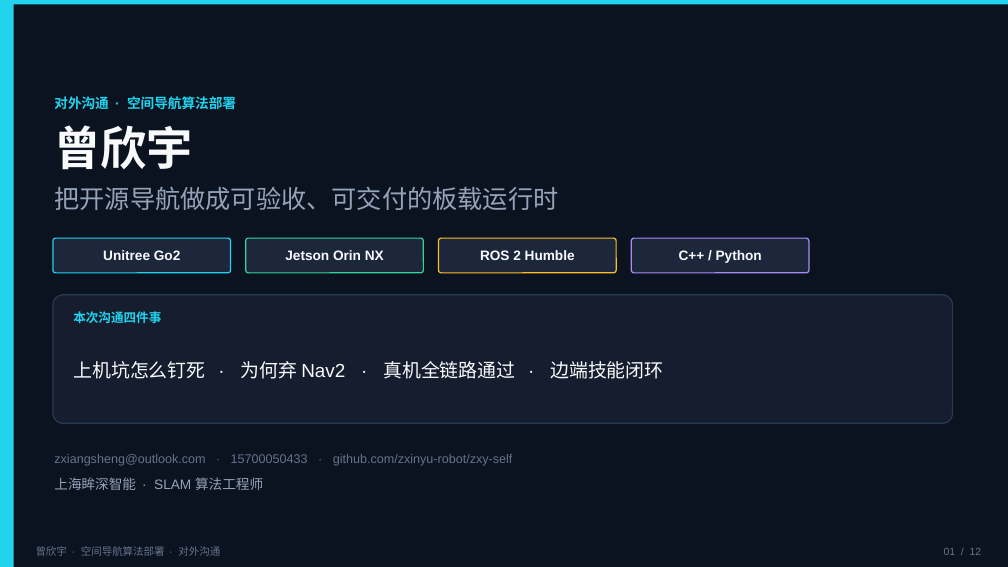
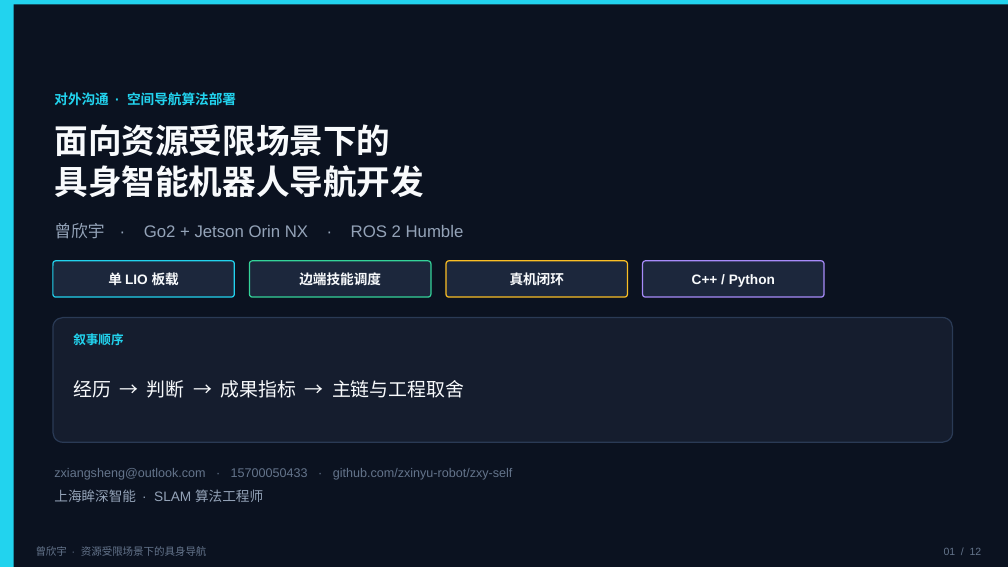
Before and after one commit to zxinyu-robot/MotionSLAM_ws, a slide deck: slide 1 of docs/_inbox/曾欣宇_空间导航算法部署_课展示.pptx. Drawn at 1008x567 pixels with LibreOffice and Linux fonts; fonts in the diff are those of the drawing. Boxes give left, top, right and bottom in pixels: in the first picture for what was removed or moved away, otherwise in the second. Text is boxed around its words. In the diff, an @@ line names an element or a change of style, - is before the commit and + after.

```diff
--- a/docs/_inbox/曾欣宇_空间导航算法部署_课展示.pptx
+++ b/docs/_inbox/曾欣宇_空间导航算法部署_课展示.pptx
@@ text "对外沟通 · 空间导航算法部署": place and size @@
-text "对外沟通 · 空间导航算法部署" at [54,96,236,110]
+text "对外沟通 · 空间导航算法部署" at [54,92,236,106]
@@ text at [54,124,424,197]: text changed; size 44 to 32 pt @@
-曾欣宇
+面向资源受限场景下的
+具身智能机器人导航开发
@@ text at [54,223,464,239]: text changed; size 24 to 16 pt @@
-把开源导航做成可验收、可交付的板载运行时
+曾欣宇 · Go2 + Jetson Orin NX · ROS 2 Humble
@@ rounded rectangle "单 LIO 板载": place and size @@
-rounded rectangle "单 LIO 板载" at [53,238,231,273]
+rounded rectangle "单 LIO 板载" at [53,261,234,297]
@@ rounded rectangle "边端技能调度": place and size @@
-rounded rectangle "边端技能调度" at [246,238,423,273]
+rounded rectangle "边端技能调度" at [250,261,431,297]
@@ rounded rectangle "真机闭环": place and size @@
-rounded rectangle "真机闭环" at [439,238,616,273]
+rounded rectangle "真机闭环" at [446,261,628,297]
@@ rounded rectangle "C++ / Python": place and size @@
-rounded rectangle "C++ / Python" at [631,238,809,273]
+rounded rectangle "C++ / Python" at [643,261,824,297]
@@ text in rounded rectangle at [108,271,179,289]: text changed @@
-Unitree Go2
+单 LIO 板载
@@ text in rounded rectangle at [299,271,381,289]: text changed @@
-Jetson Orin NX
+边端技能调度
@@ text in rounded rectangle at [510,272,564,285]: text changed @@
-ROS 2 Humble
+真机闭环
@@ rounded rectangle: place and size @@
-rounded rectangle at [53,295,953,423]
+rounded rectangle at [53,318,953,442]
@@ text at [73,333,123,345]: text changed @@
-本次沟通四件事
+叙事顺序
@@ text at [73,380,464,398]: text changed @@
-上机坑怎么钉死 · 为何弃 Nav2 · 真机全链路通过 · 边端技能闭环
+经历 → 判断 → 成果指标 → 主链与工程取舍
@@ text "zxiangsheng@outlook.com · 15700050433 · github.com/zxinyu-ro ...": place and size @@
-text "zxiangsheng@outlook.com · 15700050433 · github.com/zxinyu-ro ..." at [54,454,513,466]
+text "zxiangsheng@outlook.com · 15700050433 · github.com/zxinyu-ro ..." at [54,468,513,480]
@@ text "上海眸深智能 · SLAM 算法工程师": place and size @@
-text "上海眸深智能 · SLAM 算法工程师" at [54,477,263,490]
+text "上海眸深智能 · SLAM 算法工程师" at [54,489,263,502]
@@ text at [36,546,207,556]: text changed @@
-曾欣宇 · 空间导航算法部署 · 对外沟通
+曾欣宇 · 资源受限场景下的具身导航
```
Also in this commit, not shown: 8 other slides changed, 3 slides added, 3 slides removed.
